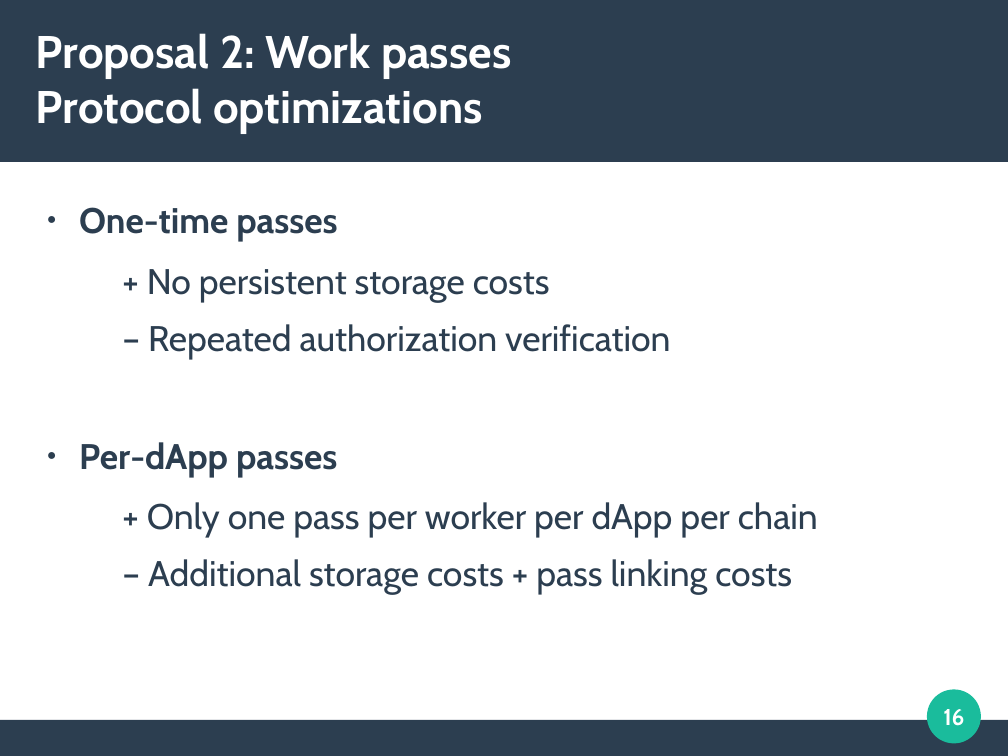
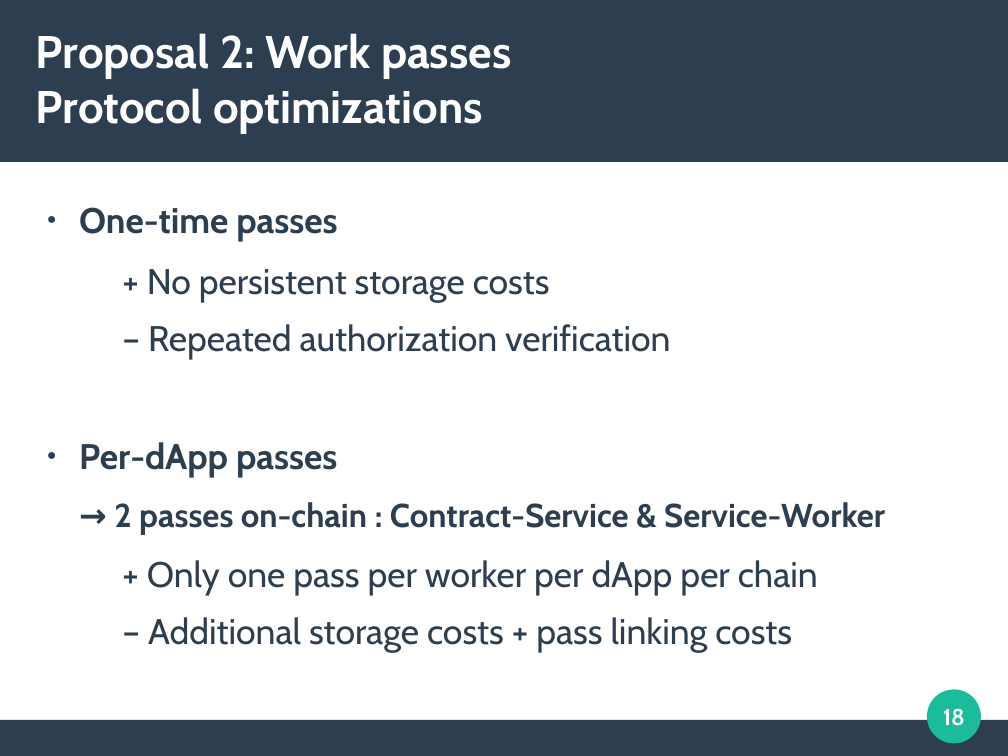
Before and after one commit to mbettinger/OT4-Lecture, a slide deck: slide 18 of Presentation - Cross-chain oracles with Decentralized computing.odp (slide 16 before the commit). Drawn at 1008x756 pixels with LibreOffice and Linux fonts; fonts in the diff are those of the drawing. Boxes give left, top, right and bottom in pixels: in the first picture for what was removed or moved away, otherwise in the second. Text is boxed around its words. In the diff, an @@ line names an element or a change of style, - is before the commit and + after.

```diff
--- a/Presentation - Cross-chain oracles with Decentralized computing.odp
+++ b/Presentation - Cross-chain oracles with Decentralized computing.odp
@@ text at bbox=[114, 502, 885, 534]: paragraph added @@
+→ 2 passes on-chain : Contract-Service & Service-Worker
@@ page number at bbox=[943, 708, 965, 726]: text changed @@
-16
+18
```
Also in this commit, not shown: 7 other slides changed, 2 slides added, 16 other files.
